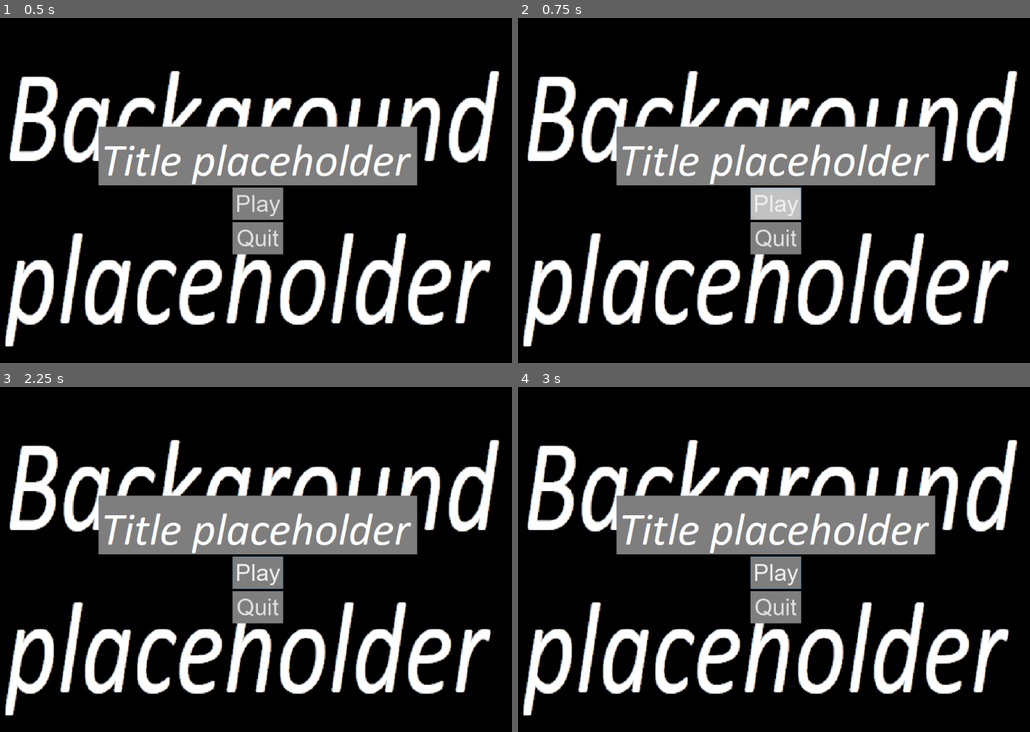
Above: before the commit, frames 1-4 (two rows, left to right).
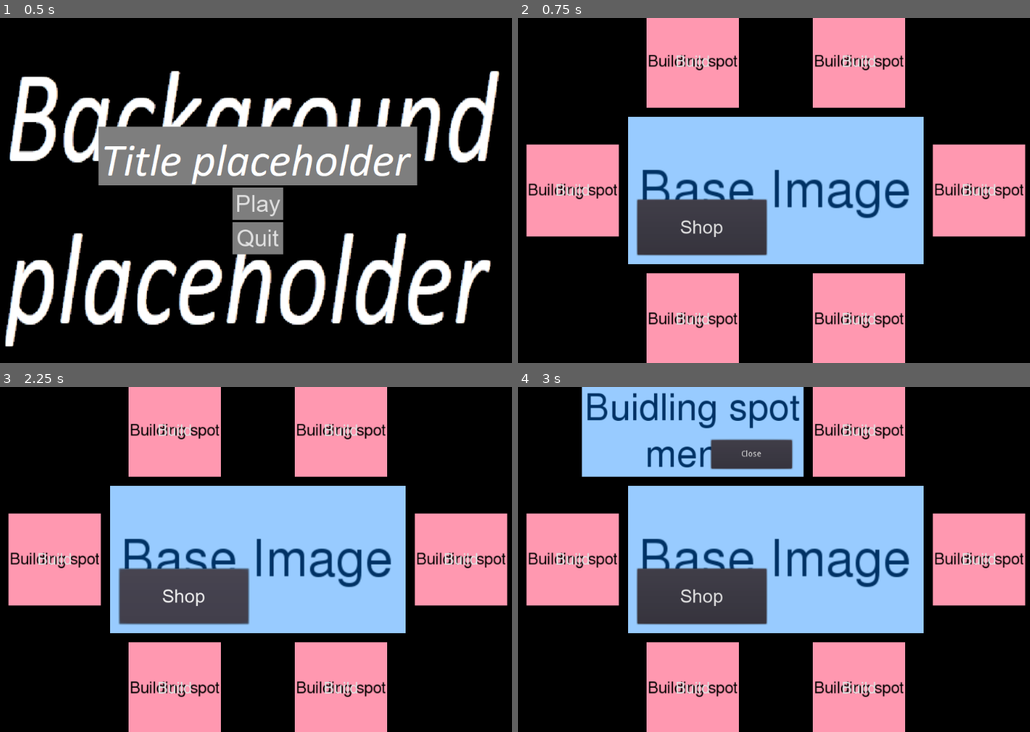
Above: after the commit, the same moments.

Repository: VB-s-game-dev-team/teraformer-game
Game: Godot game, scene res://MainScene.tscn
The game is run twice, just before and just after one commit, with the same random seed, the same clock (stepped at 60 frames per second) and the same inputs.
Inputs (mouse positions are in pixels of both pictures, inside the frame that each line leads up to):
- Up to frame 1 (0.5 s): no input
- Up to frame 2 (0.75 s): click "Play" at 0.5 s
- Up to frame 3 (2.25 s): click (256, 573) at 1.25 s, where only the run before the commit has a clickable "Play"; click (184, 597) at 2 s, where only the run after the commit has a clickable "Shop"
- Up to frame 4 (3 s): click (692, 431) at 2.75 s, where only the run after the commit has a clickable "Build"

Frame 1 is identical in both runs. In frame 2, 63% of the frame differs, in the area x 1-100%, y 0-100%; in frame 3, 63%; in frame 4, 70%.

Commit message:
add global variables

Diff:
--- a/GlobalStuff.gd
+++ b/GlobalStuff.gd
@@ -1,6 +1,20 @@
 extends Node
 
 class_name GlobalStuff
+
+#global variables
+var cosmic_credits_count: int setget _set_cosmic_credits_count
+var star_dust_count: int setget _set_star_dust_count
+var experience: int setget _set_experience
+var level: int setget _set_level
+
+
+#signals for global variables
+signal cosmic_credits_count_changed
+signal star_dust_count_changed
+signal experience_changed
+signal level_changed
+
 
 var _screen: Node = null
 
@@ -25,3 +39,20 @@
 
 func _quit() -> void:
 	get_tree().quit()
+
+#setters and getters
+func _set_cosmic_credits_count(v: int) -> void:
+	cosmic_credits_count = v
+	emit_signal("cosmic_credits_count_changed")
+
+func _set_star_dust_count(v: int) -> void:
+	star_dust_count = v
+	emit_signal("star_dust_count_changed")
+
+func _set_experience(v: int) -> void:
+	experience = v
+	emit_signal("experience_changed")
+
+func _set_level(v: int) -> void:
+	level = v
+	emit_signal("level_changed")
--- a/TitleScreen/TitleScreen.tscn
+++ b/TitleScreen/TitleScreen.tscn
@@ -1,9 +1,23 @@
-[gd_scene load_steps=5 format=2]
+[gd_scene load_steps=8 format=2]
 
 [ext_resource path="res://TitleScreen/MainMenu.gd" type="Script" id=1]
+[ext_resource path="res://TitleScreen/particle.png" type="Texture" id=2]
 [ext_resource path="res://TitleScreen/background.png" type="Texture" id=3]
 [ext_resource path="res://TitleScreen/title.png" type="Texture" id=4]
 [ext_resource path="res://global_graphics/game_theme.tres" type="Theme" id=5]
+[ext_resource path="res://TitleScreen/ParticleButton.tscn" type="PackedScene" id=6]
+
+[sub_resource type="ParticlesMaterial" id=1]
+flag_disable_z = true
+spread = 180.0
+gravity = Vector3( 0, 0, 0 )
+initial_velocity = 100.0
+initial_velocity_random = 1.0
+angular_velocity = 50.0
+angular_velocity_random = 1.0
+orbit_velocity = 0.0
+orbit_velocity_random = 0.0
+damping = 5.0
 
 [node name="MainMenu" type="MarginContainer"]
 anchor_right = 1.0
@@ -20,7 +34,7 @@
 texture = ExtResource( 3 )
 expand = true
 
-[node name="VBoxContainer" type="VBoxContainer" parent="."]
+[node name="Container" type="VBoxContainer" parent="."]
 margin_left = 236.0
 margin_top = 189.0
 margin_right = 788.0
@@ -31,29 +45,39 @@
 "_edit_use_anchors_": false
 }
 
-[node name="Title" type="TextureRect" parent="VBoxContainer"]
+[node name="Title" type="TextureRect" parent="Container"]
 margin_right = 552.0
 margin_bottom = 102.0
 texture = ExtResource( 4 )
 
-[node name="VBoxContainer" type="VBoxContainer" parent="VBoxContainer"]
+[node name="TitleParticles" type="Particles2D" parent="Container/Title"]
+visible = false
+amount = 50
+lifetime = 5.0
+visibility_rect = Rect2( -1.2839, -1.52361, 553.72, 104.182 )
+process_material = SubResource( 1 )
+texture = ExtResource( 2 )
+
+[node name="ButtonContainer" type="VBoxContainer" parent="Container"]
 margin_left = 232.0
 margin_top = 106.0
 margin_right = 320.0
 margin_bottom = 222.0
 size_flags_horizontal = 4
 
-[node name="Button" type="Button" parent="VBoxContainer/VBoxContainer"]
+[node name="PlayButton" parent="Container/ButtonContainer" instance=ExtResource( 6 )]
+anchor_right = 0.0
+anchor_bottom = 0.0
 margin_right = 88.0
 margin_bottom = 56.0
 text = "Play"
 
-[node name="QuitButton" type="Button" parent="VBoxContainer/VBoxContainer"]
+[node name="QuitButton" parent="Container/ButtonContainer" instance=ExtResource( 6 )]
+anchor_right = 0.0
+anchor_bottom = 0.0
 margin_top = 60.0
 margin_right = 88.0
 margin_bottom = 116.0
 text = "Quit"
-__meta__ = {
-"_edit_use_anchors_": false
-}
-[connection signal="pressed" from="VBoxContainer/VBoxContainer/QuitButton" to="." method="_on_QuitButton_pressed"]
+[connection signal="pressed" from="Container/ButtonContainer/PlayButton" to="." method="_on_PlayButton_pressed"]
+[connection signal="pressed" from="Container/ButtonContainer/QuitButton" to="." method="_on_QuitButton_pressed"]
